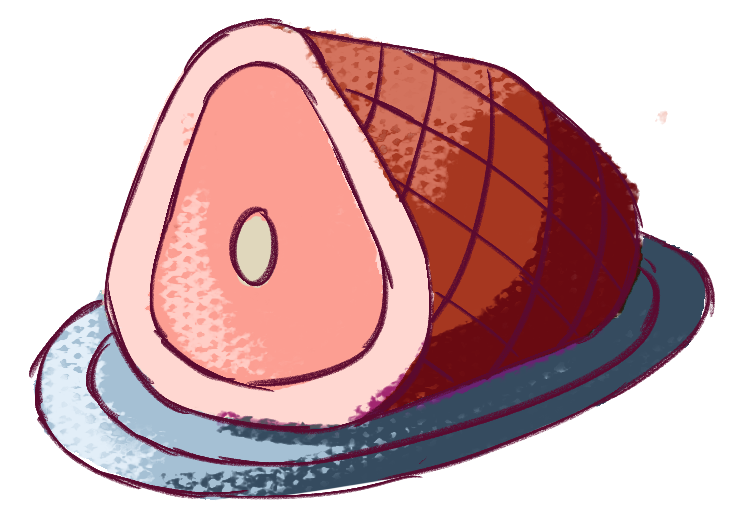
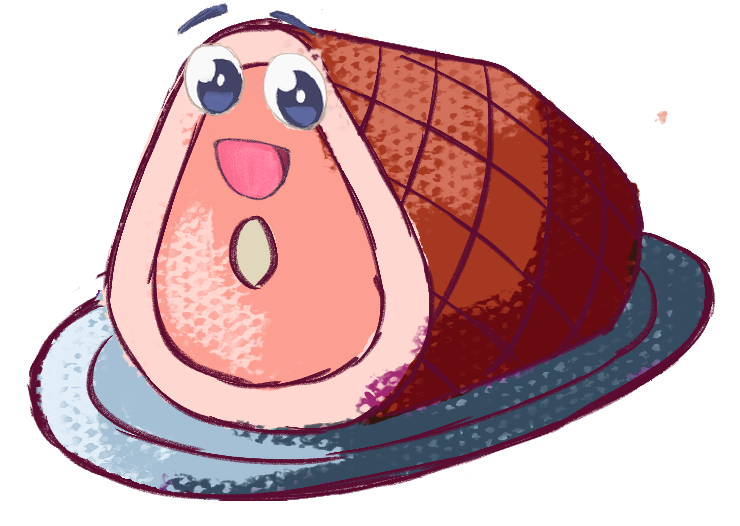
Layer changes from the first 740x526 image to the second:
removed layer "2" over bbox(29, 17, 713, 501)
added layer "Layer 3" above "Layer 2" over bbox(29, 5, 713, 501)
added layer "Layer 2" above "Layer 1" over bbox(29, 5, 713, 501)
added layer "Layer 1" over bbox(26, 3, 713, 501)
